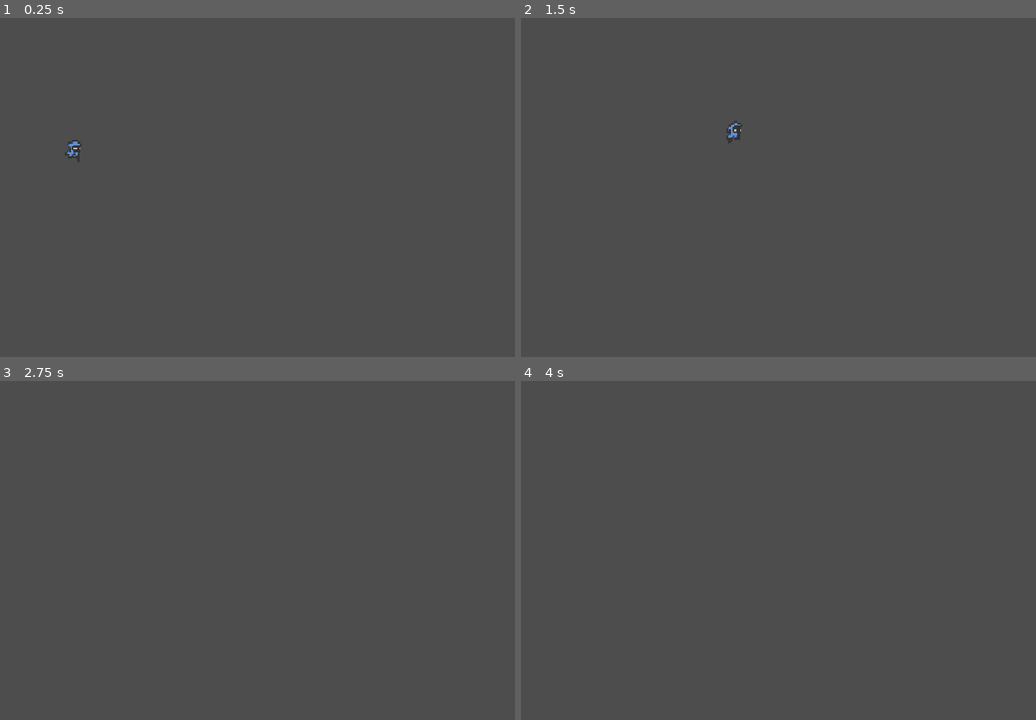
Above: before the commit, frames 1-4 (two rows, left to right).
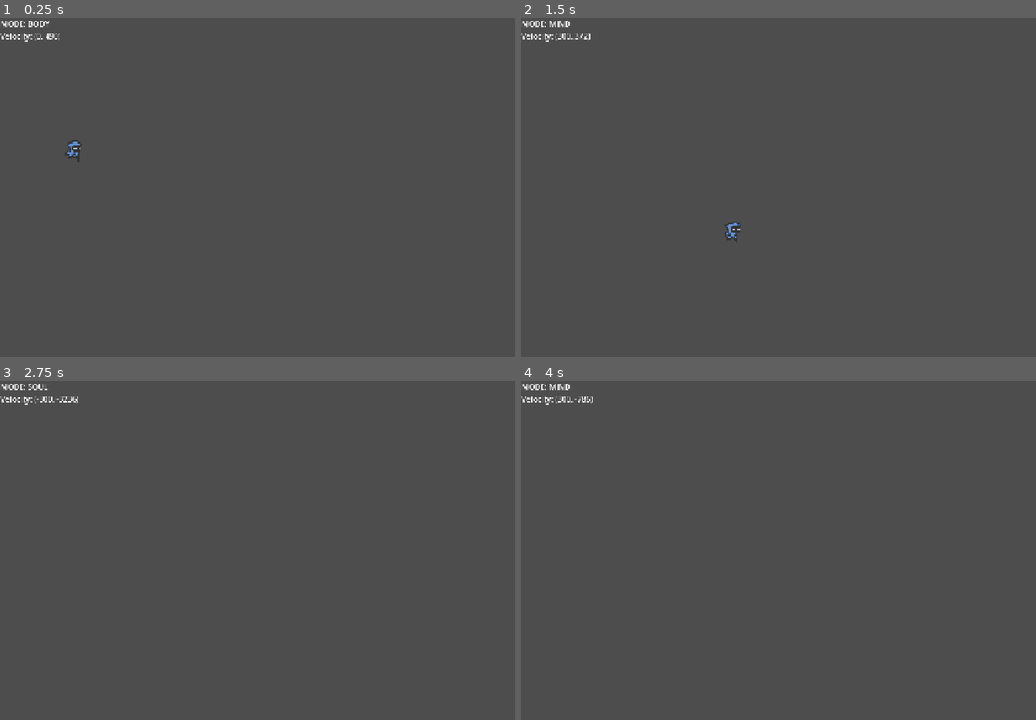
Above: after the commit, the same moments.

Repository: PixelByte24/Fragments-of-Self
Game: Godot game, scene res://Main-Game/scenes/world.tscn
Two runs of this game, one before a commit and one after it. Both use one fixed random seed, a clock stepped at 60 frames per second and the inputs below.
Inputs:
- Up to frame 1 (0.25 s): no input
- Up to frame 2 (1.5 s): hold D (right) from 0.53 s (still down); tap 1 (body_mode, bound only after the commit) at 0.6 s; tap Space (jump) at 0.77, 1.07 s; tap 2 (mind_mode, bound only after the commit) at 0.8, 1.35 s
- Up to frame 3 (2.75 s): tap Space (jump) at 1.52, 1.82, 2.3 s; tap 3 (soul_mode, bound only after the commit) at 1.55, 2.1 s; release D (right) at 2.03 s; hold A (left) from 2.03 s (still down)
- Up to frame 4 (4 s): release A (left) at 2.78 s; hold D (right) from 2.78 s (still down); tap Space (jump) at 2.85, 3.02, 3.32, 3.77 s; tap 1 (body_mode, bound only after the commit) at 3.05, 3.6 s; tap 2 (mind_mode, bound only after the commit) at 3.8 s

The runs differ from the first frame. In frame 1, 0.2% of the frame differs, in the area x 0-12%, y 0-8%; in frame 2, 0.5%, in the area x 0-44%, y 0-67%; in frame 3, 0.2%; in frame 4, 0.2%.

Commit message:
Added switching modes between [BODY, MIND, SOUL]

Diff:
--- a/Main-Game/scenes/world.tscn
+++ b/Main-Game/scenes/world.tscn
@@ -15,3 +15,17 @@
 [node name="Player" parent="." instance=ExtResource("1_6n0my")]
 position = Vector2(152, 209)
 scale = Vector2(3, 3)
+
+[node name="ColorRect" type="ColorRect" parent="."]
+anchors_preset = 15
+anchor_right = 1.0
+anchor_bottom = 1.0
+grow_horizontal = 2
+grow_vertical = 2
+
+[node name="PlayerState" type="Label" parent="ColorRect"]
+layout_mode = 0
+offset_right = 40.0
+offset_bottom = 23.0
+text = "MODE: BODY
+Velocity: x, y"
--- a/Main-Game/scripts/player.gd
+++ b/Main-Game/scripts/player.gd
@@ -1,37 +1,66 @@
 extends CharacterBody2D
+
+enum Mode { BODY, MIND, SOUL}
+var current_mode = Mode.BODY
+var mode_name = ["BODY", "MIND", "SOUL"]
 
 var jump_vel = 600
 var speed = 300
 var gravity = 980
-var jump_pressed = false
 
 @onready var sprite = $AnimatedSprite2D
+@onready var state_label = $"../ColorRect/PlayerState"
 
 func _physics_process(delta):
 	if not is_on_floor():
-		velocity.y += gravity * 2 * delta
+		velocity.y += gravity * delta * 2
 
 	if is_on_floor() and Input.is_action_just_pressed("jump"):
-		jump_pressed = true
-
-	if jump_pressed:
 		velocity.y = -jump_vel
 
 	var direction = Input.get_axis("left", "right")
 	if direction != 0:
 		velocity.x = direction * speed
+		sprite.scale.x = direction
 	else:
 		velocity.x = 0
 
-	sprite_animation(direction)
+	if Input.is_action_just_pressed("body_mode"):
+		current_mode = Mode.BODY
+	if Input.is_action_just_pressed("mind_mode"):
+		current_mode = Mode.MIND
+	if Input.is_action_just_pressed("soul_mode"):
+		current_mode = Mode.SOUL
+
+	match current_mode:
+		Mode.BODY:
+			handle_body_mode()
+		Mode.SOUL:
+			handle_soul_mode()
+		Mode.MIND:
+			handle_mind_mode()
+
+	state_label.text = "MODE: %s\nVelocity: (%.0f, %.0f)" % [mode_name[current_mode], velocity.x, velocity.y]
+
+	sprite_animation()
+
+
+func handle_body_mode():
+	jump_vel = 1000
 	move_and_slide()
 
+func handle_mind_mode():
+	jump_vel = 2000
+	move_and_slide()
 
-func sprite_animation(direction):
+func handle_soul_mode():
+	jump_vel = 5000
+	move_and_slide()
+
+func sprite_animation():
 	if is_on_floor():
 		if velocity.x != 0:
 			sprite.animation = "run"
-			sprite.scale.x = direction
 		else:
 			sprite.animation = "idle"
 
--- a/project.godot
+++ b/project.godot
@@ -40,6 +40,21 @@
 , Object(InputEventKey,"resource_local_to_scene":false,"resource_name":"","device":-1,"window_id":0,"alt_pressed":false …(186 unchanged characters)…
 ]
 }
+soul_mode={
+"deadzone": 0.2,
+"events": [Object(InputEventKey,"resource_local_to_scene":false,"resource_name":"","device":-1,"window_id":0,"alt_pressed":false,"shift_pressed":false,"ctrl_pressed":false,"meta_pressed":false,"pressed":false,"keycode":0,"physical_keycode":51,"key_label":0,"unicode":51,"location":0,"echo":false,"script":null)
+]
+}
+mind_mode={
+"deadzone": 0.2,
+"events": [Object(InputEventKey,"resource_local_to_scene":false,"resource_name":"","device":-1,"window_id":0,"alt_pressed":false,"shift_pressed":false,"ctrl_pressed":false,"meta_pressed":false,"pressed":false,"keycode":0,"physical_keycode":50,"key_label":0,"unicode":50,"location":0,"echo":false,"script":null)
+]
+}
+body_mode={
+"deadzone": 0.2,
+"events": [Object(InputEventKey,"resource_local_to_scene":false,"resource_name":"","device":-1,"window_id":0,"alt_pressed":false,"shift_pressed":false,"ctrl_pressed":false,"meta_pressed":false,"pressed":false,"keycode":0,"physical_keycode":49,"key_label":0,"unicode":49,"location":0,"echo":false,"script":null)
+]
+}
 
 [rendering]
 
